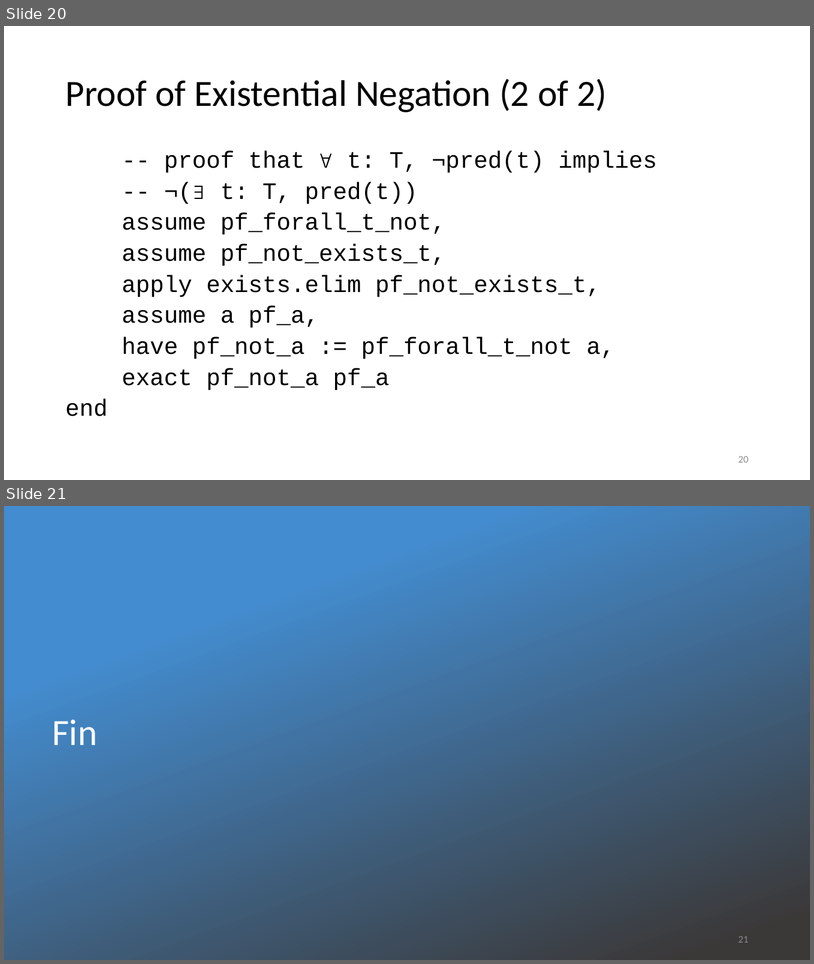
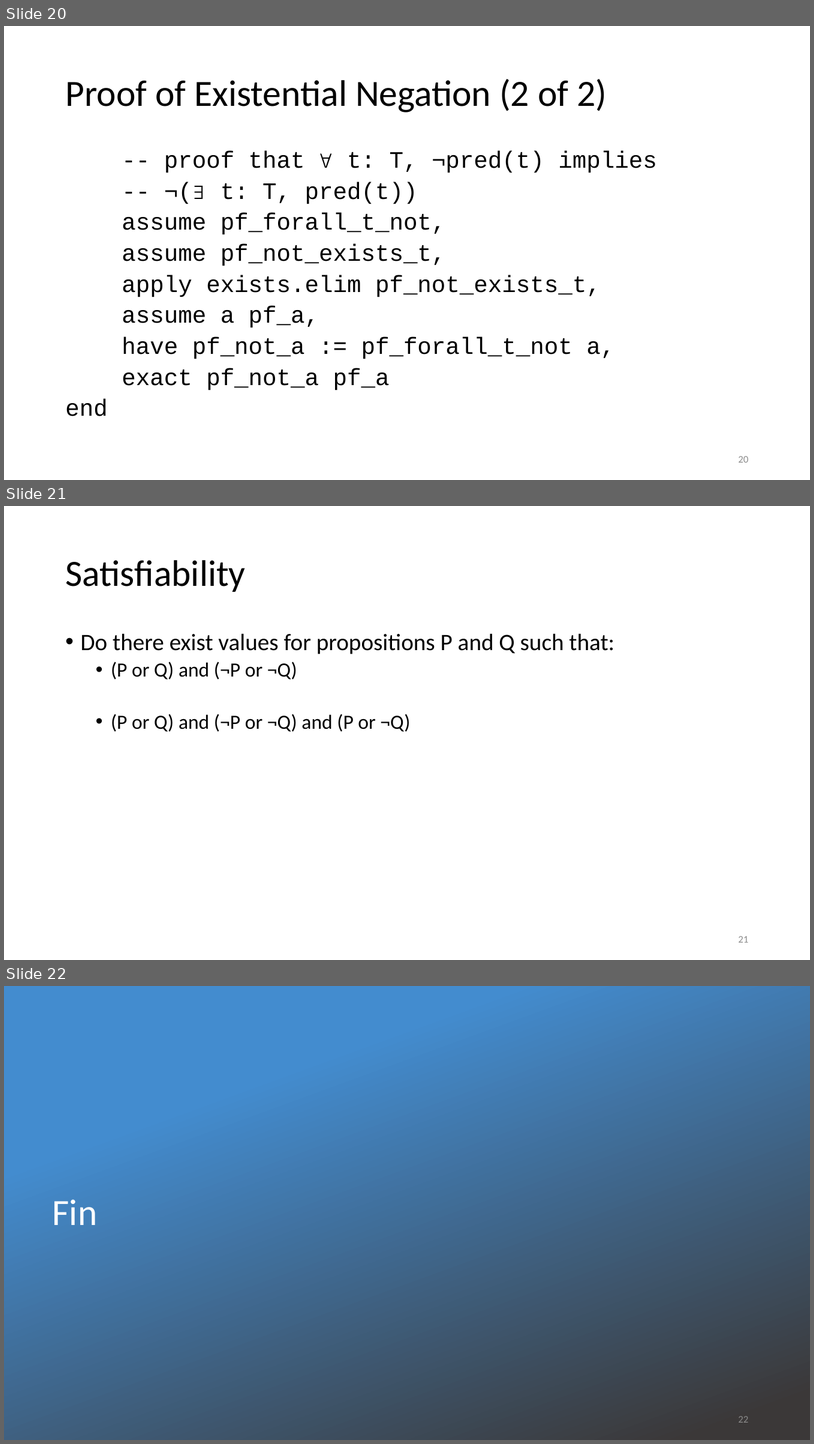
Before and after one commit to kevinsullivan/cs-dm, a slide deck: 11_Existential_Quantification/Exists.pptx. Shown one above the other, each under a label of ours: slides 20 and 21 before the commit, slides 20, 21 and 22 after it. The pictures are 814x964 and 814x1444 pixels, drawn with LibreOffice and Linux fonts; fonts in the diff are those of the drawing; background and template pictures are left out. Boxes give left, top, right and bottom in pixels: in the first picture for what was removed or moved away, otherwise in the second. Text is boxed around its words. In the diff, an @@ line names an element or a change of style, - is before the commit and + after.

Commit message:
Added satisfiability examples

```diff
--- a/11_Existential_Quantification/Exists.pptx
+++ b/11_Existential_Quantification/Exists.pptx
@@ slide 21 added at (4,506,810,960), background #FFFFFF @@
@@ title added at (65,560,245,592), 44 pt, text #000000 @@
+Satisfiability
@@ text added at (81,633,615,732), 28 pt, text #000000 @@
+• Do there exist values for propositions P and Q such that:
+  • (P or Q) and (¬P or ¬Q)
+  • (P or Q) and (¬P or ¬Q) and (P or ¬Q)
@@ page number added at (738,936,749,942), 12 pt, text #8C8C8C @@
+21
@@ what was slide 21 is now slide 22 @@
@@ page number at (738,1416,749,1422): text changed @@
-21
+22
```
Also in this commit, not shown: 2 other files.
